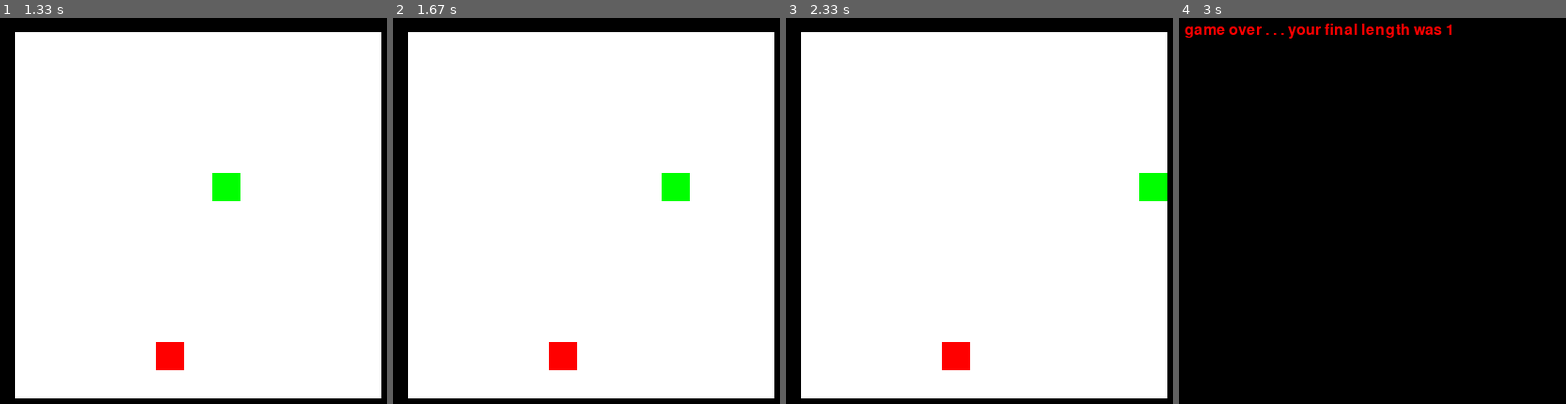
Above: before the commit, frames 1-4 (left to right).
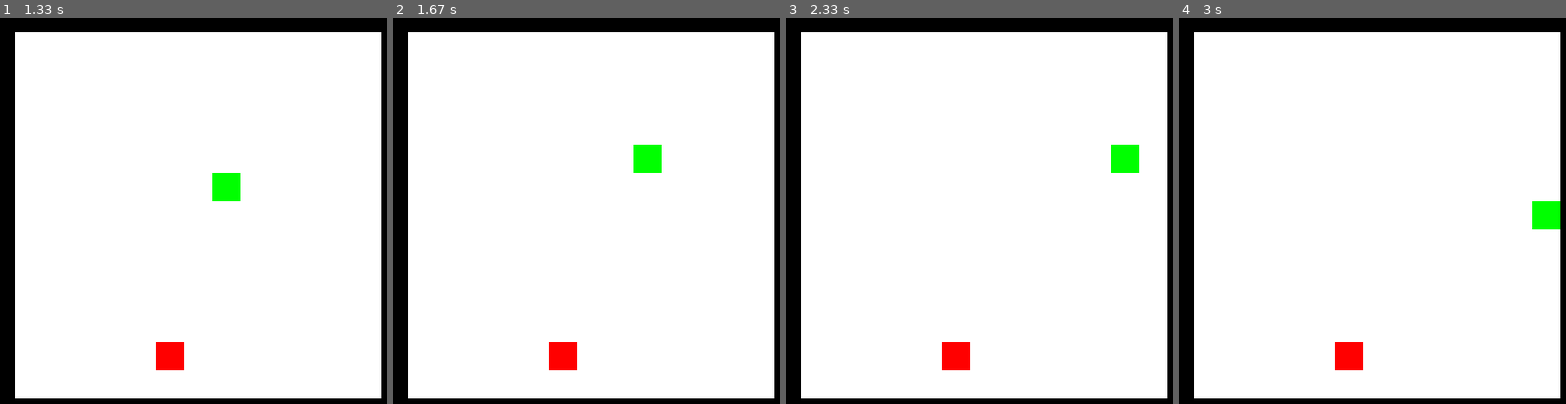
Above: after the commit, the same moments.

Repository: lila-smith/snake-game-reinforcement-learning
Game: pygame game, started from snake_game.py
Two runs of this game, one before a commit and one after it. Both use one fixed random seed, a clock stepped at 60 frames per second and the inputs below.
Inputs:
- Up to frame 1 (1.33 s): hold Up 0.83-1.3 s
- Up to frame 2 (1.67 s): hold Right from 1.33 s (still down)
- Up to frame 3 (2.33 s): release Right at 1.83 s
- Up to frame 4 (3 s): hold Down 2.43-2.98 s

Frame 1 is identical in both runs. In frame 2, 1.1% of the frame differs, in the area x 62-77%, y 32-48%; in frame 3, 1.1%; in frame 4, 90%, in the area x 1-99%, y 1-99%.

Commit message:
Change how to manage event queue for controller and add init for objects

Diff:
--- a/snake_controller.py
+++ b/snake_controller.py
@@ -26,17 +26,17 @@
         pygame.init()
 
 
-        for event in pygame.event.get():
-            if event.type == pygame.QUIT:
-                sys.exit()
+        event = pygame.event.poll()
+        if event.type == pygame.QUIT:
+            sys.exit()
 
-            elif event.type == pygame.KEYDOWN:
-                if event.key == pygame.K_LEFT and not self.board.direction == [0,1]:
-                    self.board.change_direction([0, -1])
-                if event.key == pygame.K_RIGHT and not self.board.direction == [0,-1]:
-                    self.board.change_direction([0, 1])
-                if event.key == pygame.K_UP and not self.board.direction == [1,0]:
-                    self.board.change_direction([-1, 0])
-                if event.key == pygame.K_DOWN and not self.board.direction == [-1,0]:
-                    self.board.change_direction([1, 0])
+        elif event.type == pygame.KEYDOWN:
+            if event.key == pygame.K_LEFT and not self.board.direction == [0,1]:
+                self.board.change_direction([0, -1])
+            if event.key == pygame.K_RIGHT and not self.board.direction == [0,-1]:
+                self.board.change_direction([0, 1])
+            if event.key == pygame.K_UP and not self.board.direction == [1,0]:
+                self.board.change_direction([-1, 0])
+            if event.key == pygame.K_DOWN and not self.board.direction == [-1,0]:
+                self.board.change_direction([1, 0])
         return
--- a/snake_model.py
+++ b/snake_model.py
@@ -140,7 +140,11 @@
 
 class Apple(Object):
 
-    _color = (255, 0, 0)
+    def __init__(self):
+        """
+
+        """
+        self._color = (255, 0, 0)
 
     def interaction(self, board_instance):
         board_instance.increase_length()
@@ -153,12 +157,16 @@
         """
 
         """
-        return (255, 0, 0)
+        return self._color
 
 
 class Blank(Object):
 
-    _color = (255, 255, 255)
+    def __init__(self):
+        """
+
+        """
+        self._color = (255, 255, 255)
 
     def interaction(self, board_instance):
         board_instance.maintain_velocity()
@@ -171,12 +179,16 @@
         """
 
         """
-        return (255, 255, 255)
+        return self._color
 
 
 class Border(Object):
 
-    _color = (0, 0, 0)
+    def __init__(self):
+        """
+
+        """
+        self._color = (0, 0, 0)
 
     def interaction(self, board_instance):
         board_instance.game_over()
@@ -189,12 +201,16 @@
         """
 
         """
-        return (0, 0, 0)
+        return self._color
 
 
 class SnakeHead(Object):
 
-    _color = (0, 255, 0)
+    def __init__(self):
+        """
+
+        """
+        self._color = (0, 255, 0)
 
     def interaction(self, board_instance):
         board_instance.increase_length()
@@ -207,12 +223,16 @@
         """
 
         """
-        return (0, 255, 0)
+        return self._color
 
 
 class SnakeTail(Object):
 
-    _color = (0, 255, 0)
+    def __init__(self):
+        """
+
+        """
+        self._color = (0, 255, 0)
 
     def interaction(self, board_instance):
         board_instance.game_over()
@@ -225,4 +245,4 @@
         """
 
         """
-        return (0, 255, 0)
+        return self._color
